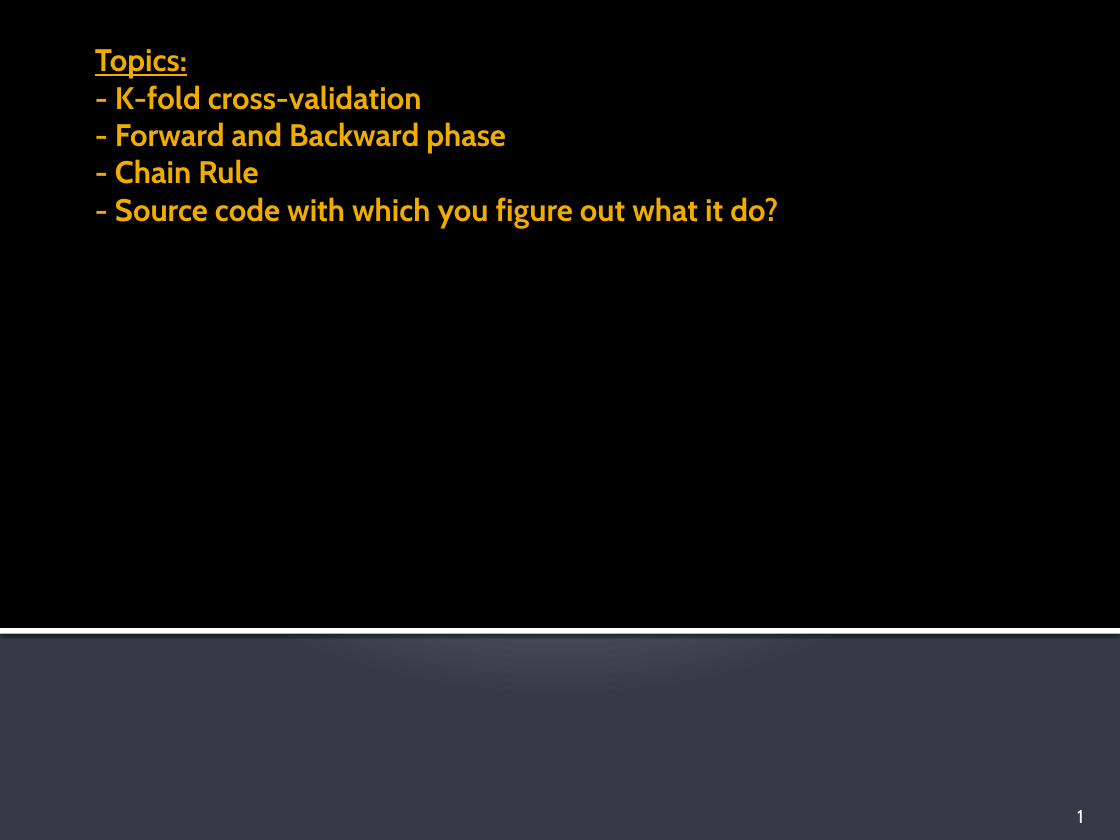
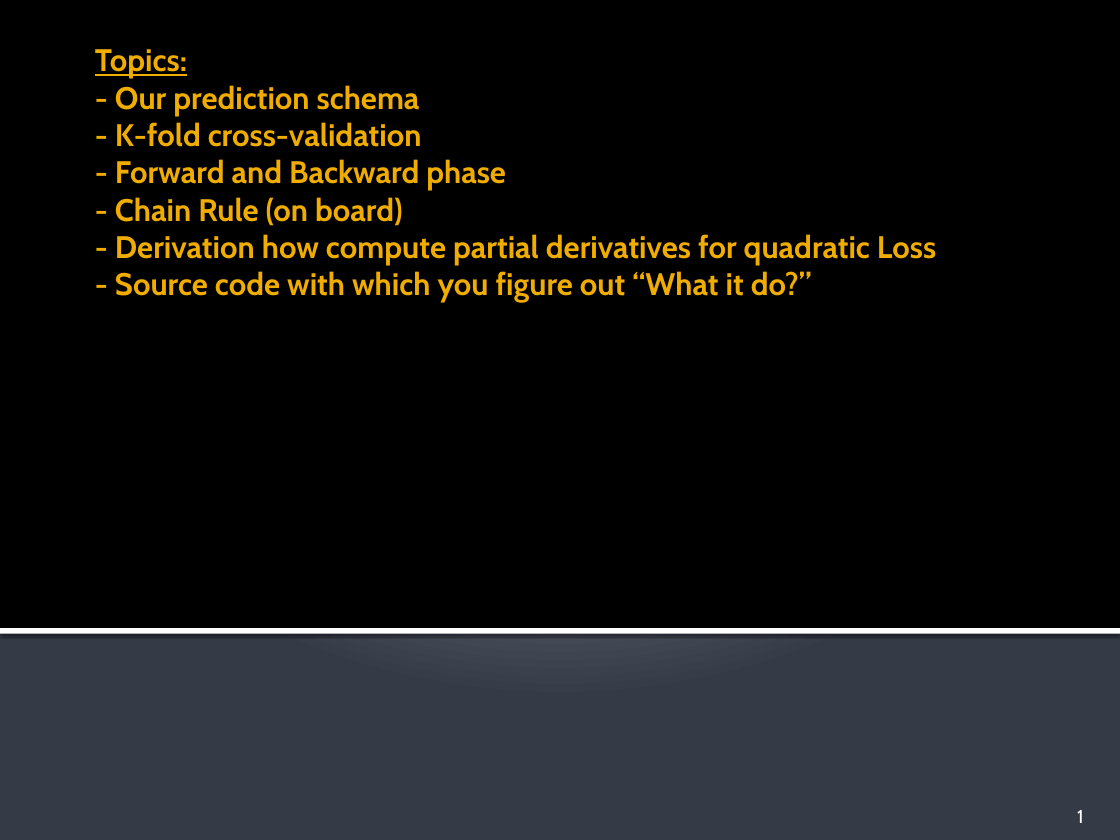
Before and after one commit to kamzolov-opt/libSiriusOpt, a slide deck: slide 1 of lectures/L4_single_layer_net_contrinue.pptx. Drawn at 1120x840 pixels with LibreOffice and Linux fonts; fonts in the diff are those of the drawing. Boxes give left, top, right and bottom in pixels: in the first picture for what was removed or moved away, otherwise in the second. Text is boxed around its words. In the diff, an @@ line names an element or a change of style, - is before the commit and + after.

```diff
--- a/lectures/L4_single_layer_net_contrinue.pptx
+++ b/lectures/L4_single_layer_net_contrinue.pptx
@@ title at (95, 49, 936, 303): text changed @@
-Topics:
-- K-fold cross-validation
-- Forward and Backward phase
-- Chain Rule
-- Source code with which you figure out what it do?
+Topics:
+- Our prediction schema
+- K-fold cross-validation
+- Forward and Backward phase
+- Chain Rule (on board)
+- Derivation how compute partial derivatives for quadratic Loss
+- Source code with which you figure out “What it do?”
```
Also in this commit, not shown: 1 slide added, 3 other files.
